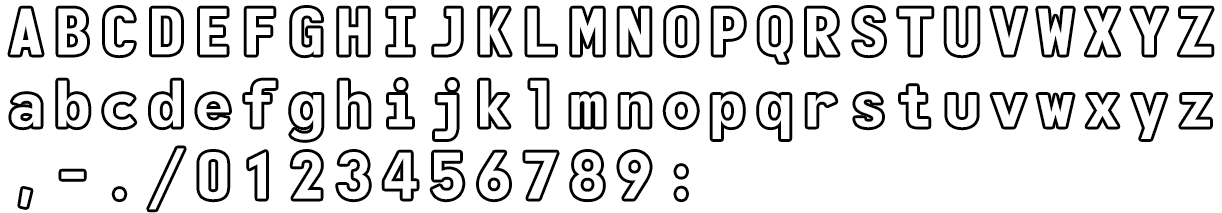
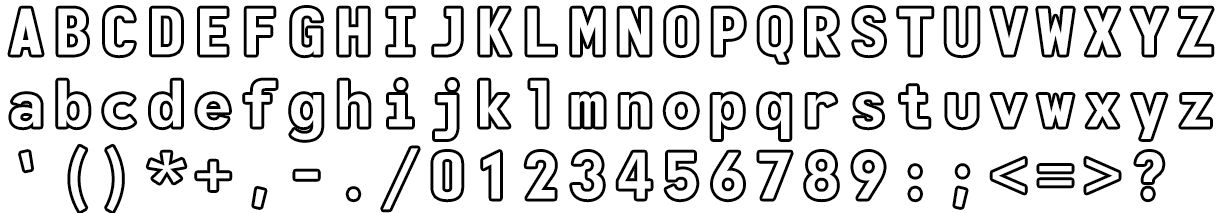
Revision of a layered 1222px x 213px image; what changed, layer by layer:
renamed "ABCDEFGHIJKLMNOPQRSTUVWXYZ abcdefghijklmnopqrstuvwxyz ,-./01234" to "ABCDEFGHIJKLMNOPQRSTUVWXYZ abcdefghijklmnopqrstuvwxyz ‘()*+,-./", painted on it over [left=17, top=143, right=1166, bottom=212]
